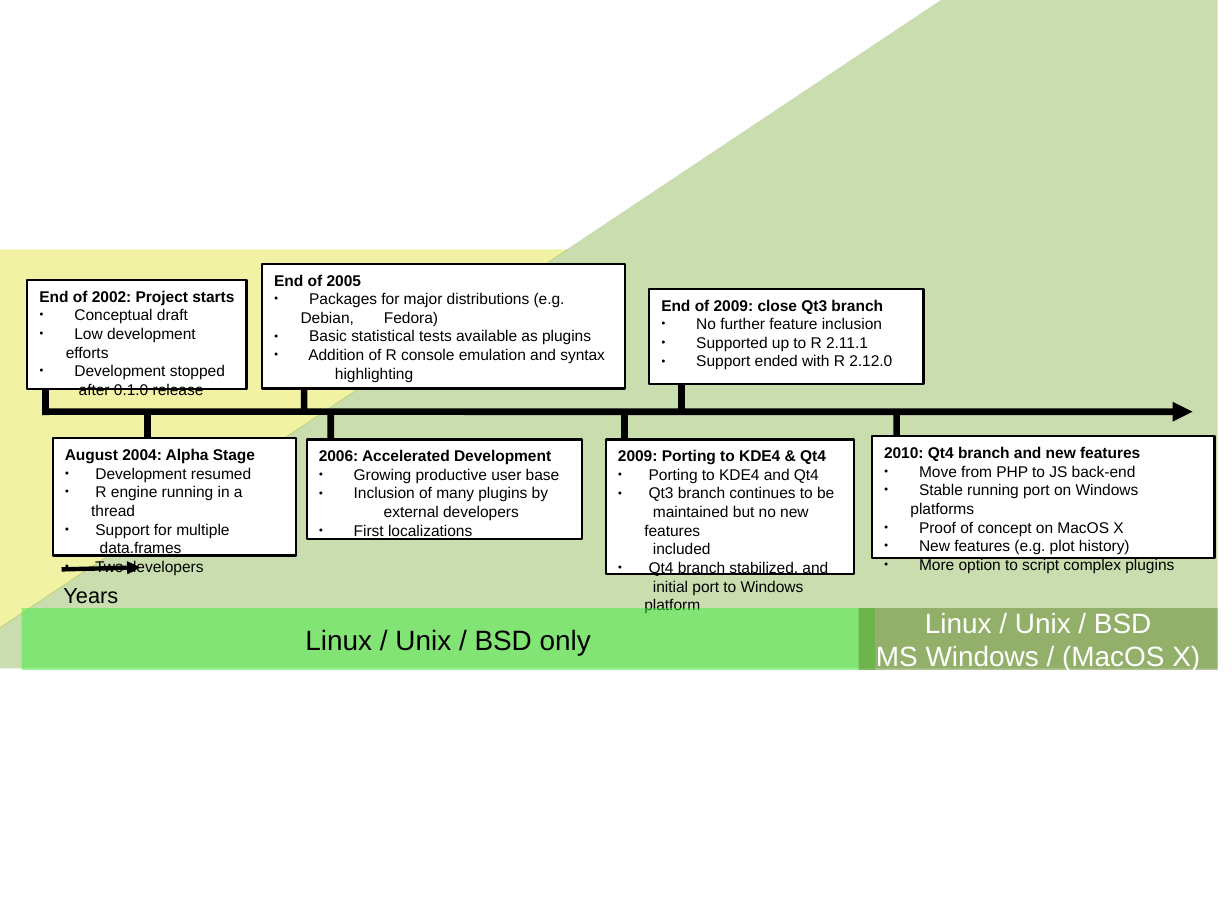
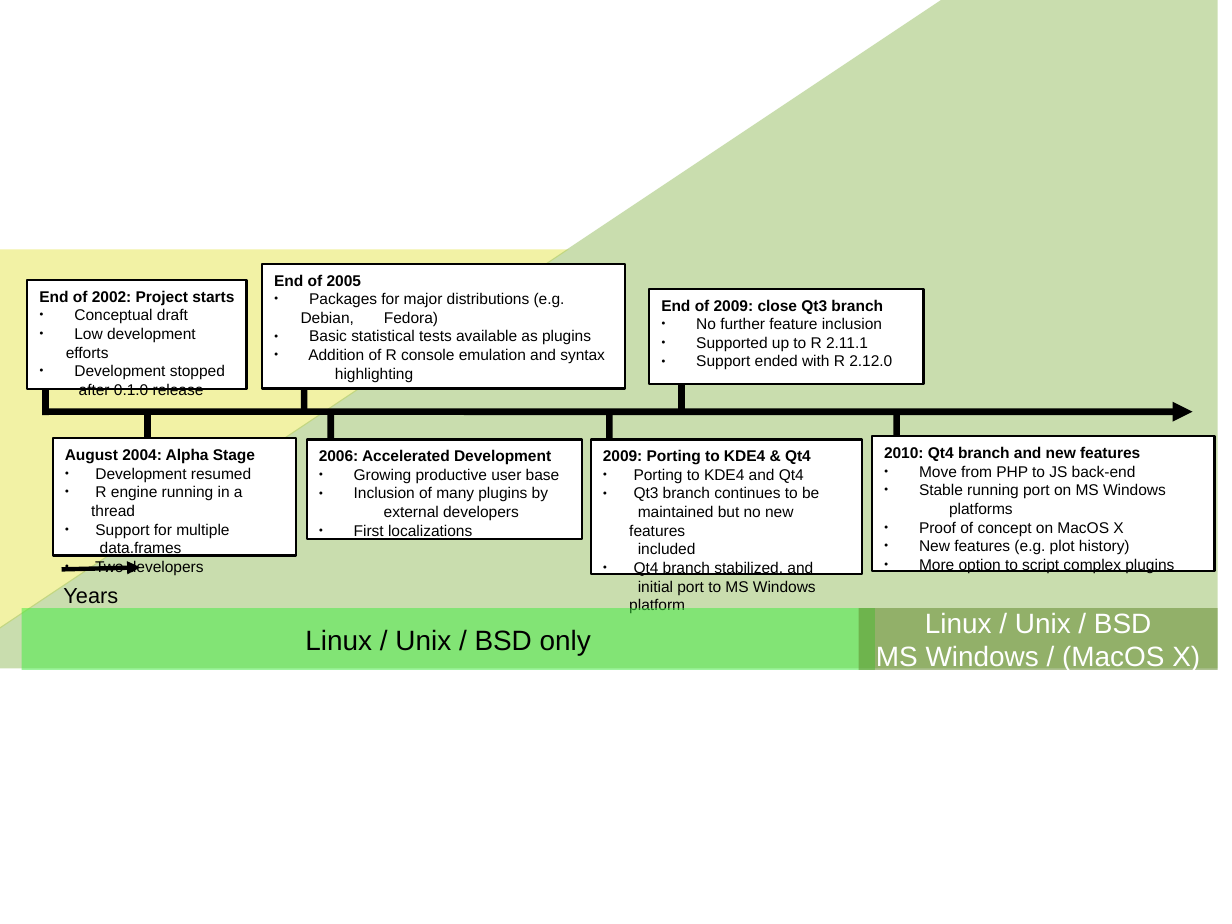
Before and after one commit to svn2github/rkward-svn-mirror, a slide deck: slide 1 of branches/jss_dec_10/figures/timeline.odp. Drawn at 1232x924 pixels with LibreOffice and Linux fonts; fonts in the diff are those of the drawing. Boxes give left, top, right and bottom in pixels: in the first picture for what was removed or moved away, otherwise in the second. Text is boxed around its words. In the diff, an @@ line names an element or a change of style, - is before the commit and + after.

```diff
--- a/branches/jss_dec_10/figures/timeline.odp
+++ b/branches/jss_dec_10/figures/timeline.odp
@@ line moved from (625, 410) - (625, 438) to (609, 410) - (609, 438) @@
@@ rectangle "2009: Porting to KDE4 & ...": place and size @@
-rectangle "2009: Porting to KDE4 & ..." at [606, 439, 854, 574]
+rectangle "2009: Porting to KDE4 & ..." at [591, 439, 863, 574]
@@ rectangle "2010: Qt4 branch and new ...": place and size @@
-rectangle "2010: Qt4 branch and new ..." at [872, 436, 1215, 558]
+rectangle "2010: Qt4 branch and new ..." at [872, 436, 1215, 570]
@@ text in rectangle at [919, 483, 1166, 517]: text changed @@
-● Stable running port on Windows platforms
+● Stable running port on MS Windows platforms
@@ text in rectangle at [629, 560, 816, 613]: text changed @@
-● Qt4 branch stabilized, and
-  initial port to Windows platform
+● Qt4 branch stabilized, and
+  initial port to MS Windows platform
```
Also in this commit, not shown: 2 other files.
